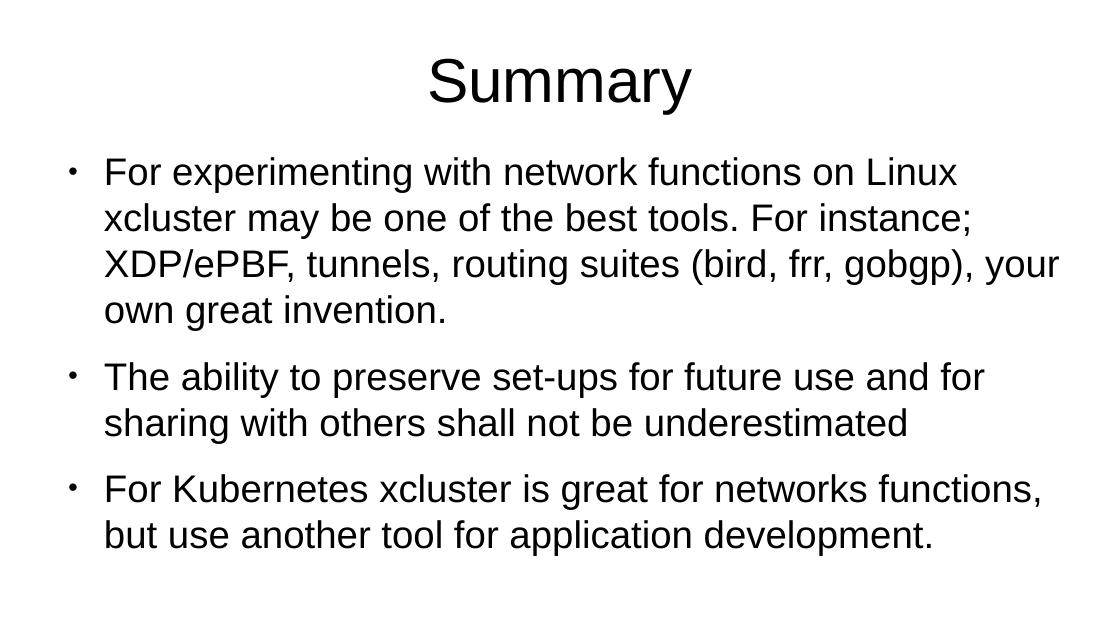
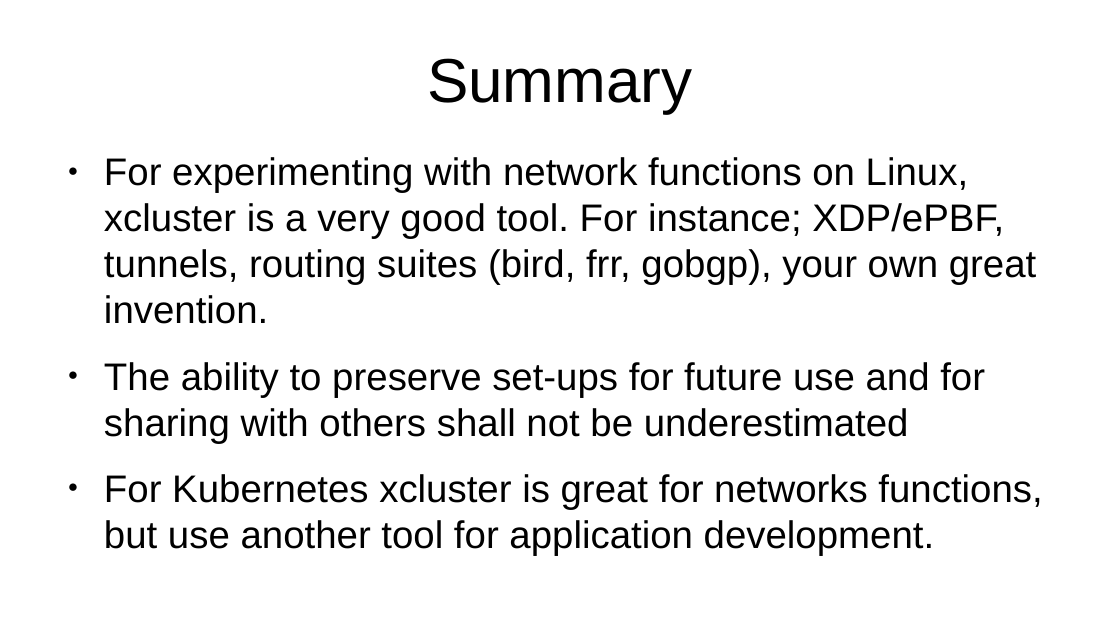
Before and after one commit to Nordix/xcluster, a slide deck: slide 5 of doc/demo-xcluster.odp. Drawn at 1120x630 pixels with LibreOffice and Linux fonts; fonts in the diff are those of the drawing. Boxes give left, top, right and bottom in pixels: in the first picture for what was removed or moved away, otherwise in the second. Text is boxed around its words. In the diff, an @@ line names an element or a change of style, - is before the commit and + after.

Commit message:
Doc updates

```diff
--- a/doc/demo-xcluster.odp
+++ b/doc/demo-xcluster.odp
@@ text at (104, 157, 1037, 324): text changed @@
-● For experimenting with network functions on Linux xcluster may be one of the best tools. For instance; XDP/ePBF, tunnels, routing suites (bird, frr, gobgp), your own great invention.
+● For experimenting with network functions on Linux, xcluster is a very good tool. For instance; XDP/ePBF, tunnels, routing suites (bird, frr, gobgp), your own great invention.
```
Also in this commit, not shown: 3 other slides changed.
